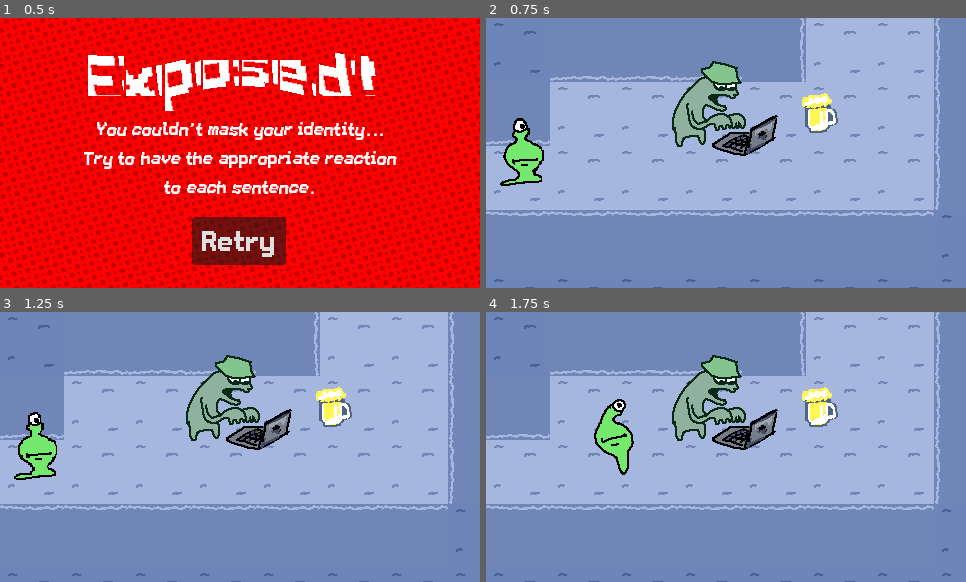
Above: before the commit, frames 1-4 (two rows, left to right).
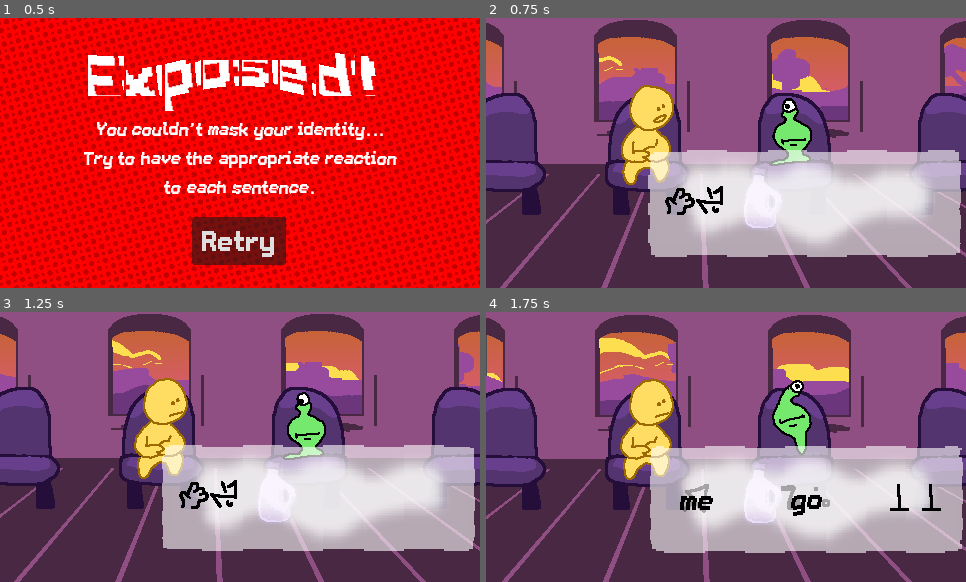
Above: after the commit, the same moments.

Repository: hryspider/GGJ-Committee-Team26
Game: Godot game, scene res://rooms/failure.tscn
Two runs of this game, one before a commit and one after it. Both use one fixed random seed, a clock stepped at 60 frames per second and the inputs below. This scene is started directly instead of the project's main scene.
Inputs (mouse positions are in pixels of both pictures, inside the frame that each line leads up to):
- Up to frame 1 (0.5 s): no input
- Up to frame 2 (0.75 s): click "Retry" at 0.5 s
- Up to frame 3 (1.25 s): no input
- Up to frame 4 (1.75 s): tap Enter at 1.25 s; move the mouse to (831, 433) at 1.27 s; hold D (right) from 1.28 s (still down); click (831, 433) at 1.35 s

Frame 1 is identical in both runs. In frame 2, 100% of the frame differs, in the area x 0-100%, y 0-100%; in frame 3, 100%; in frame 4, 100%.
Error after the commit: Invalid access to property or key 'home' on a base object of type 'Dictionary'. (res://globals/langauge_globals.gd:46)

Commit message:
quick fix

Diff:
--- a/globals/langauge_globals.gd
+++ b/globals/langauge_globals.gd
@@ -26,7 +26,10 @@
 	"here",
 	"go",
 	"but",
-	"you"
+	"you",
+	"live",
+	"home",
+	"good"
 ]
 
 var confirmed_words = [
--- a/project.godot
+++ b/project.godot
@@ -15,7 +15,7 @@
 [application]
 
 config/name="GGJ-Committee-Team"
-run/main_scene="uid://byca1sh4f6l8f"
+run/main_scene="uid://bd3dksvp1b865"
 config/features=PackedStringArray("4.6", "Mobile")
 config/icon="res://icon.svg"
 
--- a/rooms/button2.gd
+++ b/rooms/button2.gd
@@ -1,5 +1,6 @@
 extends Button
 
+@export var path : String
 
 # Called when the node enters the scene tree for the first time.
 func _ready() -> void:
@@ -11,5 +12,5 @@
 	pass
 
 func _on_pressed() -> void:
-	get_tree().change_scene_to_file("res://rooms/office_entrance.tscn")
+	get_tree().change_scene_to_file(path)
 	pass # Replace with function body.
--- a/rooms/failure.tscn
+++ b/rooms/failure.tscn
@@ -84,5 +84,6 @@
 theme_override_font_sizes/font_size = 32
 text = "Retry"
 script = ExtResource("5_xs0cm")
+path = "res://rooms/train.tscn"
 
 [connection signal="pressed" from="TextureRect/Button" to="TextureRect/Button" method="_on_pressed"]
--- a/rooms/failurelevel2.tscn
+++ b/rooms/failurelevel2.tscn
@@ -84,5 +84,6 @@
 theme_override_font_sizes/font_size = 32
 text = "Retry"
 script = ExtResource("5_e36ef")
+path = "res://rooms/office_entrance.tscn"
 
 [connection signal="pressed" from="TextureRect/Button" to="TextureRect/Button" method="_on_pressed"]
Not shown, added: export_presets.cfg
Not shown: 1 places in rooms/failure.tscn that only renumber resources
